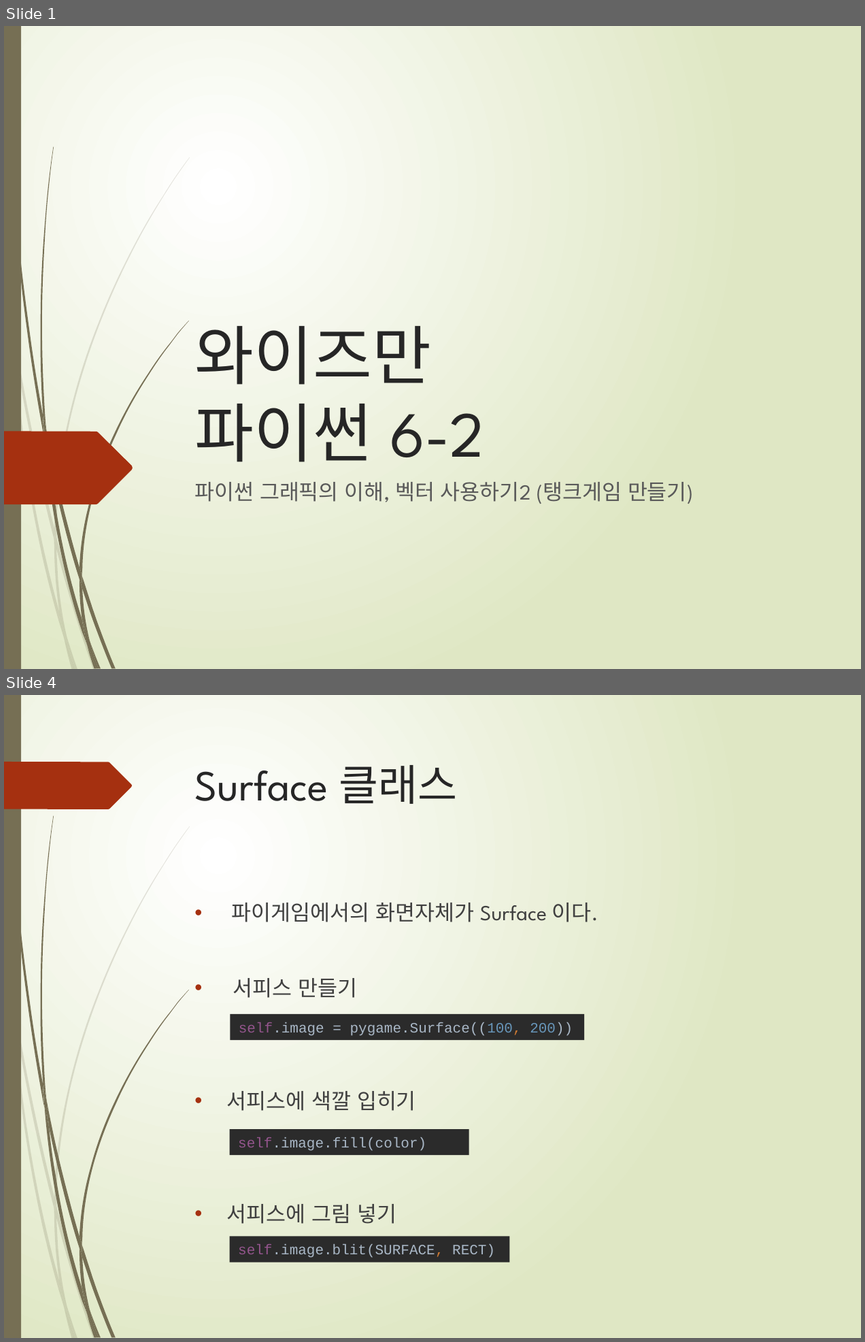
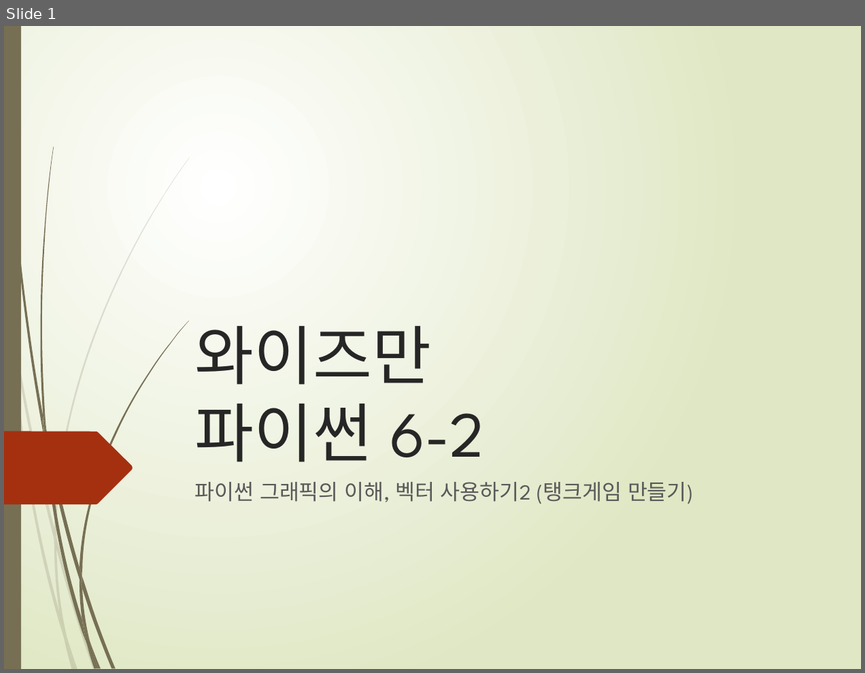
Before and after one commit to freshmea/weizman_python_class, a slide deck: textbook/파이썬6-2교시.pptx. Shown one above the other, each under a label of ours: slides 1 and 4 before the commit, slide 1 after it; the slides between them are not shown. The pictures are 865x1342 and 865x673 pixels, drawn with LibreOffice and Linux fonts; fonts in the diff are those of the drawing. Boxes give left, top, right and bottom in pixels: in the first picture for what was removed or moved away, otherwise in the second. Text is boxed around its words. In the diff, an @@ line names an element or a change of style, - is before the commit and + after.

```diff
--- a/textbook/파이썬6-2교시.pptx
+++ b/textbook/파이썬6-2교시.pptx
@@ slide 4 removed at bbox=[4, 695, 861, 1338], background gradient #FFFFFF to #DFE8C4; not listed: 23 template elements that a slide beside it also shows @@
@@ freeform shape removed at bbox=[4, 762, 132, 810] @@
@@ title removed at bbox=[195, 765, 457, 804] @@
-Surface 클래스
@@ text removed at bbox=[227, 902, 598, 1223] @@
-• 파이게임에서의 화면자체가 Surface 이다.
-• 서피스 만들기
-• 서피스에 색깔 입히기
-• 서피스에 그림 넣기
@@ rectangle removed at bbox=[230, 1014, 584, 1040] @@
-self.image = pygame.Surface((100, 200))
@@ rectangle removed at bbox=[229, 1129, 469, 1154] @@
-self.image.fill(color)
@@ rectangle removed at bbox=[229, 1236, 509, 1261] @@
-self.image.blit(SURFACE, RECT)
```
Also in this commit, not shown: 5 slides changed, 3 slides added, 3 other slides removed, 5 other files.
